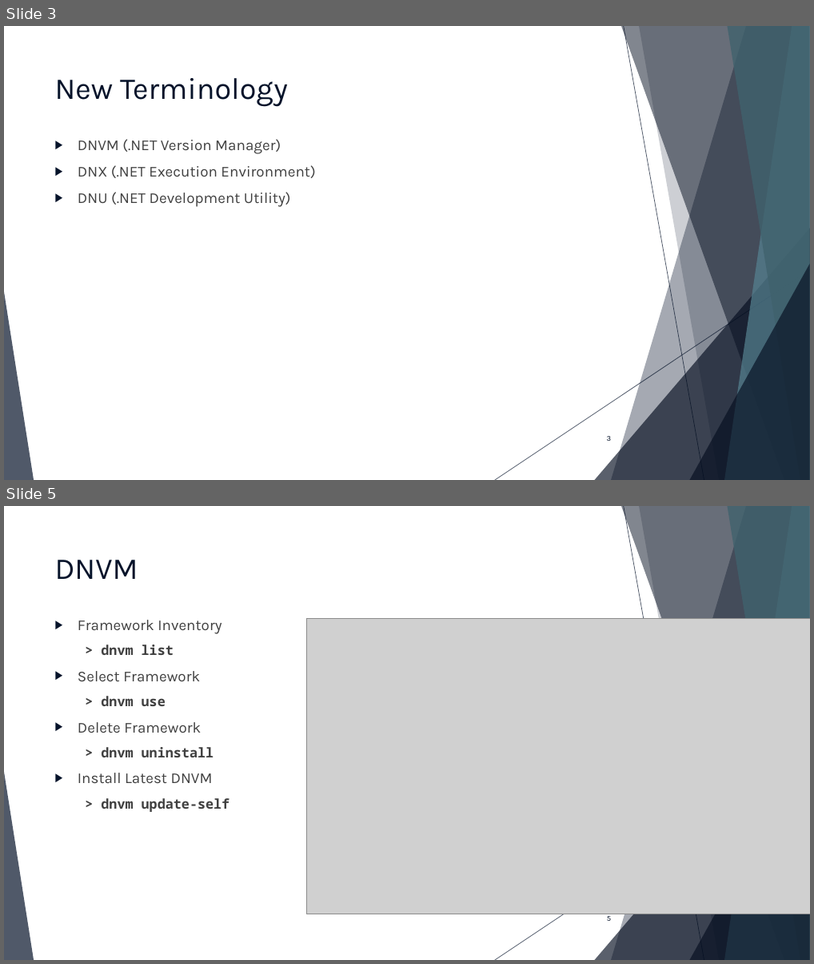
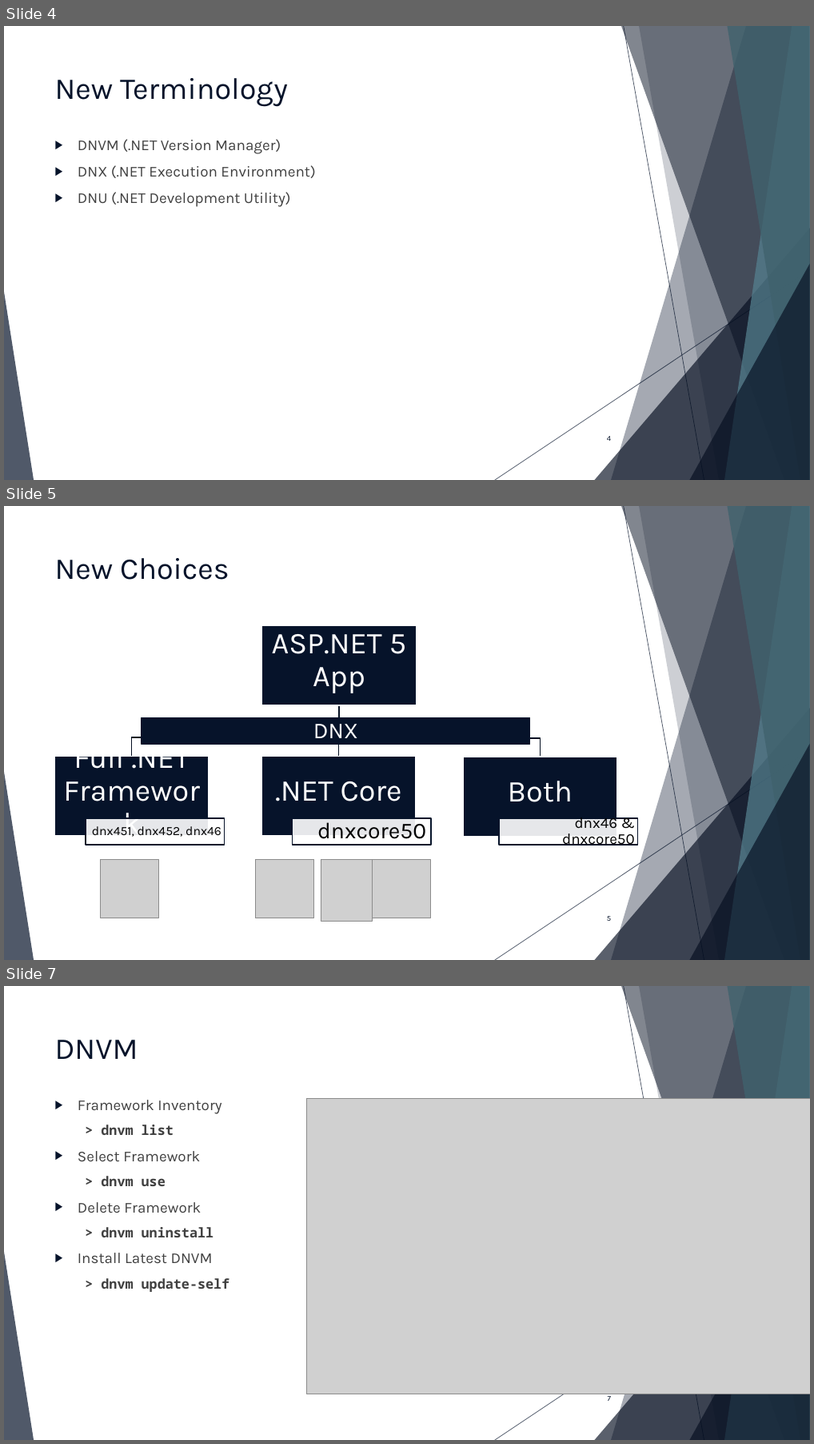
Before and after one commit to scottaddie/slide-decks, a slide deck: Getting Started with ASP.NET 5 in VS Code.pptx. Shown one above the other, each under a label of ours: slides 3 and 5 before the commit, slides 4, 5 and 7 after it; the slides between them are not shown. The pictures are 814x964 and 814x1444 pixels, drawn with LibreOffice and Linux fonts; fonts in the diff are those of the drawing; grey boxes stand for pictures. Boxes give left, top, right and bottom in pixels: in the first picture for what was removed or moved away, otherwise in the second. Text is boxed around its words. In the diff, an @@ line names an element or a change of style, - is before the commit and + after.

Commit message:
Add New Choices slide

```diff
--- a/Getting Started with ASP.NET 5 in VS Code.pptx
+++ b/Getting Started with ASP.NET 5 in VS Code.pptx
@@ slide 5 added at <box>4,506,810,960</box>, background #FFFFFF; not listed: 10 template elements that a slide beside it also shows @@
@@ title added at <box>55,558,230,580</box>, 36 pt, text #06132A @@
+New Choices
@@ group added at <box>55,625,638,845</box>: 8 rectangles, 8 texts, 3 freeform shapes @@
+ASP.NET 5 App
+DNX
+Full .NET Framework
+dnx451, dnx452, dnx46
+.NET Core
+dnxcore50
+Both
+dnx46 & dnxcore50
@@ picture added at <box>101,860,159,918</box> @@
@@ picture added at <box>256,860,314,918</box> @@
@@ picture added at <box>321,860,373,921</box> @@
@@ picture added at <box>373,860,431,918</box> @@
@@ page number added at <box>607,916,611,920</box>, 9 pt, text #06132A @@
+5
@@ what was slide 3 is now slide 4 @@
@@ page number at <box>607,436,611,440</box>: text changed @@
-3
+4
@@ what was slide 5 is now slide 7 @@
@@ page number at <box>608,1396,611,1400</box>: text changed @@
-5
+7
```
Also in this commit, not shown: 2 slides changed, 1 other slide added.
